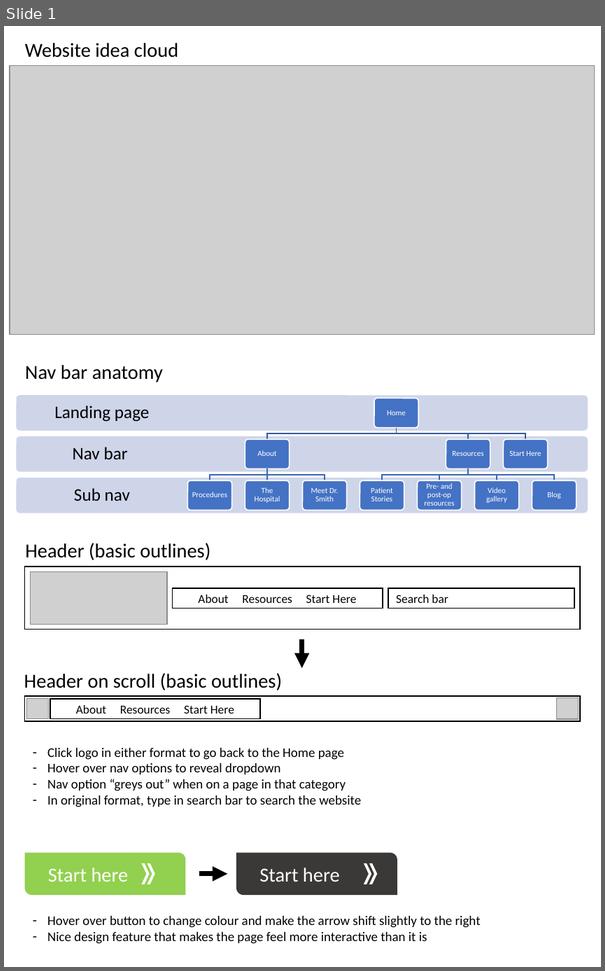
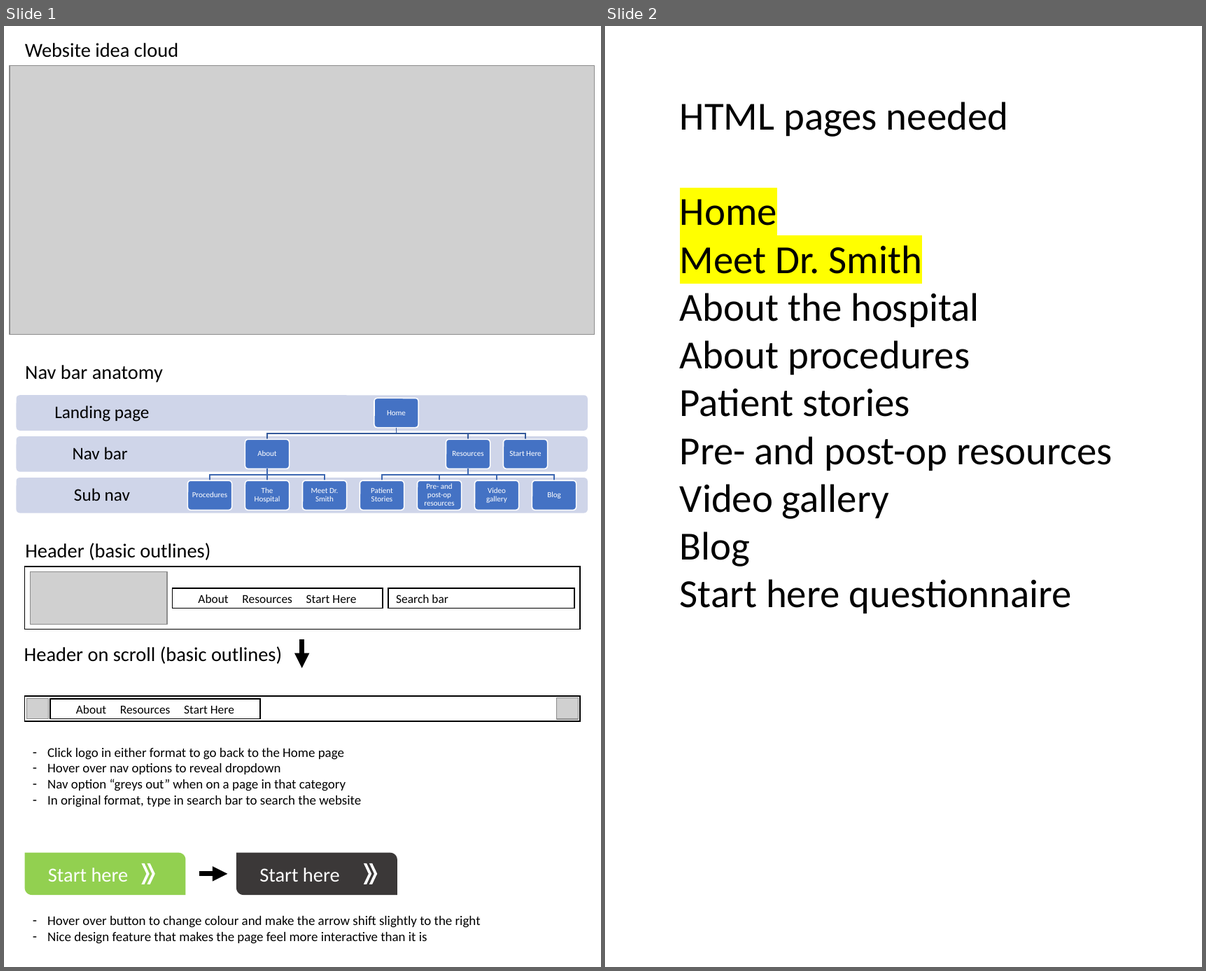
Before and after one commit to audcsm/aos-site, a slide deck: Website Design Tools.pptx. Shown side by side, each under a label of ours: slide 1 before the commit, slides 1 and 2 after it. The pictures are 605x971 and 1206x971 pixels, drawn with LibreOffice and Linux fonts; fonts in the diff are those of the drawing; grey boxes stand for pictures; background and template pictures are left out. Boxes give left, top, right and bottom in pixels: in the first picture for what was removed or moved away, otherwise in the second. Text is boxed around its words. In the diff, an @@ line names an element or a change of style, - is before the commit and + after.

Commit message:
Designed and created "About hospital" HTML, imported Owl Carousel framework

```diff
--- a/Website Design Tools.pptx
+++ b/Website Design Tools.pptx
@@ slide 2 added at (x1=605, y1=26, x2=1202, y2=967), background #FFFFFF @@
@@ text added at (x1=680, y1=102, x2=1112, y2=614), 36 pt, text #000000 @@
+HTML pages needed
+Home
+Meet Dr. Smith
+About the hospital
+About procedures
+Patient stories
+Pre- and post-op resources
+Video gallery
+Blog
+Start here questionnaire
@@ slide 1 changed as well @@
@@ text "Header on scroll (basic outlines)" moved from (x1=24, y1=673, x2=282, y2=690) to (x1=24, y1=646, x2=282, y2=664) @@
```
Also in this commit, not shown: 3 other slides changed, 7 other files.
